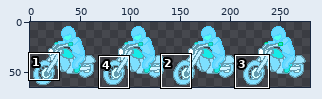
Sprite sheet, stored at myExpressFolder/public/src/img/ancestors/Ghostorist.png. Above: a wide view before the commit, with the close-up outlined.
Close-up. Before:
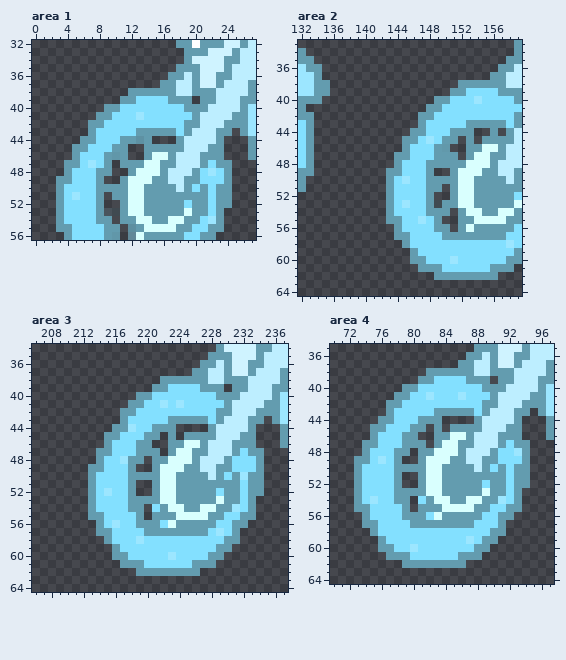
The file is 280x65 pixels. Pixels under 10% opacity are left out. Colours within 5 levels of each other are drawn and written as one. Shown: area 1: x 0..27, y 32..56; area 2: x 132..159, y 33..64; area 3: x 206..237, y 34..64; area 4: x 70..97, y 35..64.
The result:
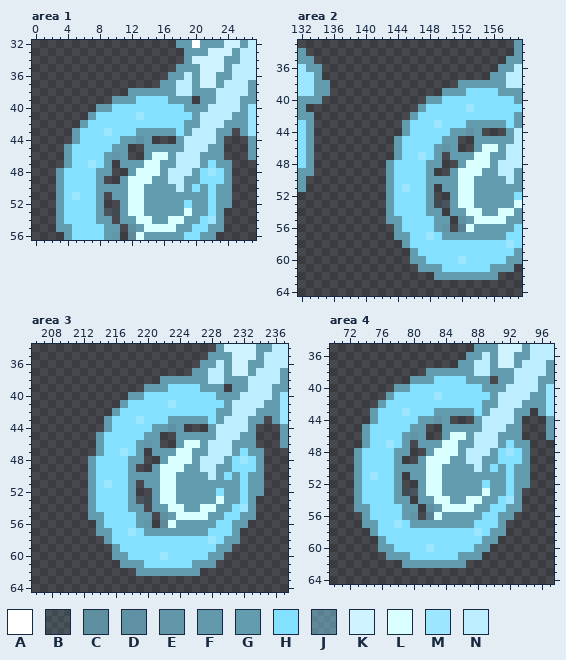
Palette (. is transparent): A #ffffff  B #639caf24  C #639cafdc  D #639cafe2  E #639cafef  F #639caff6  G #639caf  H #83e0ff  J #86e1ff6b  K #cff3ff  L #d9fffe  M #9ce6ff  N #bdeeff
Edits made:
Changed rows in their new state; - is an unchanged pixel.
Area 1:
first column x 3:
39 -------G
40 -----G-H
41 ----GHH-
42 ---GHH--
43 --GHH-M-
44 --GHH---
45 -GHH----
46 -GH-----
47 --H-----
48 GH------
49 -H------
Area 2:
first column x 143:
39 -------G------
40 -----G-H---H--
41 ----GHH---M---
42 ---GHH--------
43 --GHH-M-------
44 --GHH-----DG-.
45 -GHH-H----.G--
46 -GH----EG-.---
47 --H-M--.-G----
48 GH-----..-----
49 -H------------
50 --H-----------
51 --M---.G------
53 --H----B------
54 -------.G-----
55 ----H--G-C----
56 -------E-J----
57 -----M--------
60 --------HM----
Area 3:
first column x 213:
39 -------G------------
40 -----G-H------------
41 ----GHH--HMH--------
42 ---GHH--------------
43 --GHH-M-------------
44 --GHHH----DG--------
45 -GHH------.G--------
46 -GH----EG-.---------
47 --H-M--.-G----------
48 GH--H---.----------M
49 -H------------------
50 -------------------H
51 --M----G------------
52 --H-----------------
53 ------BB------------
54 --------G---------HM
55 -------G.C----------
56 ---H---E.J----------
57 -----M----------H---
58 ------H--------M----
60 ---------MH---------
Area 4:
first column x 73:
39 -------G-------------
40 -----G-H-------------
41 ----GHH--HM--H-------
42 ---GHH---------------
43 --GHH-M--------------
44 --GHH-----DG---------
45 -GHH------.G---------
46 -GH----EG-.----------
47 --H-M--.-G-----------
48 GH------.----------MH
49 -H-H-----------------
51 --M----G-------------
53 ------BB-------------
54 --H-----G---------HM-
55 -------G.C-----------
56 -------E.J-----------
57 -----M---------------
58 ---------------M-----
59 --------------H------
60 -------H-M-----------
Where, in picture pixels (left, top, right, bottom), the same in both close-ups:
changed: (56, 96, 120, 184)
changed: (386, 88, 498, 264)
changed: (88, 384, 184, 560)
changed: (208, 456, 248, 544)
changed: (354, 376, 522, 552)
